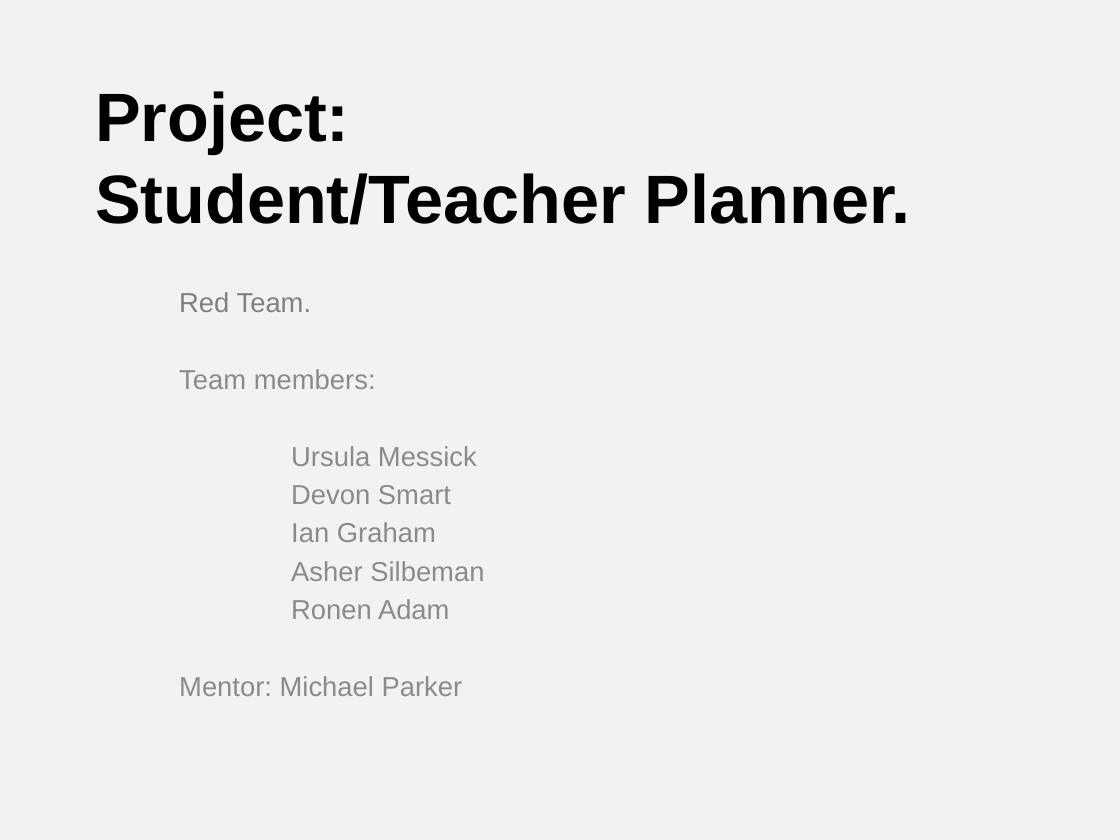
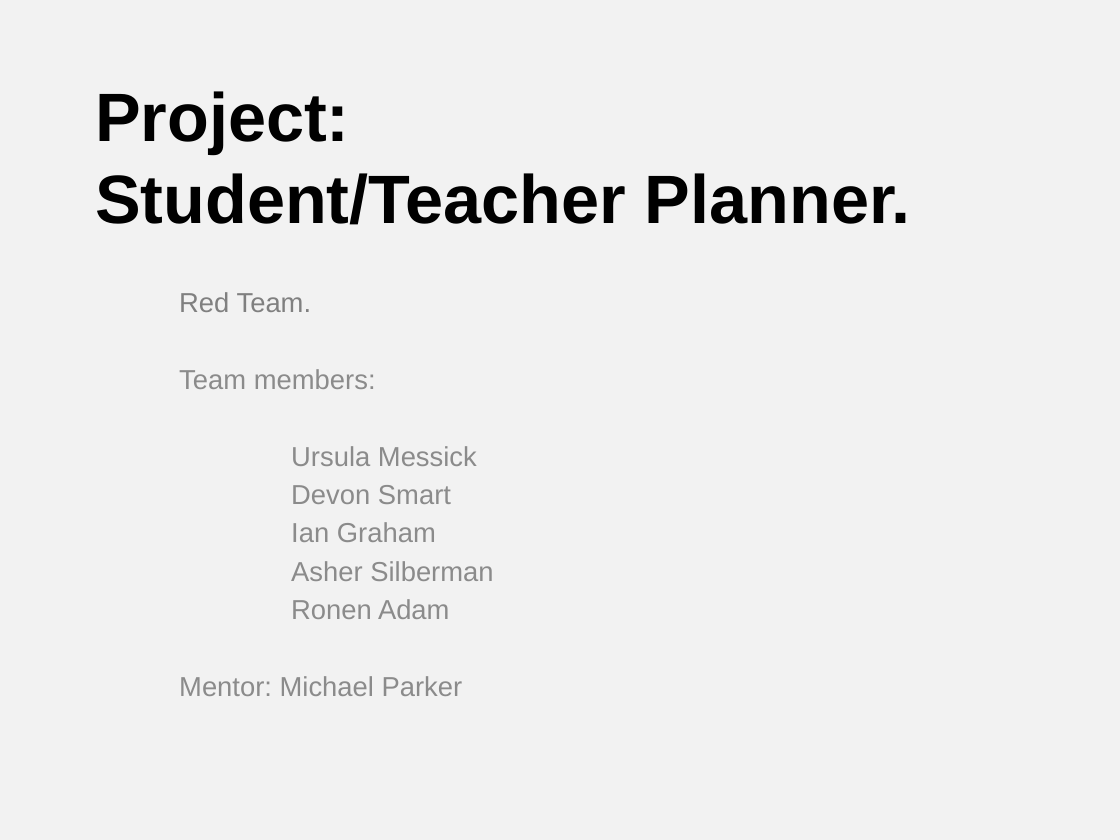
Before and after one commit to ProjPossibility/CSUN-ST-Planner2, a slide deck: slide 1 of presentation/teacher-student_planner.pptx. Drawn at 1120x840 pixels with LibreOffice and Linux fonts; fonts in the diff are those of the drawing. Boxes give left, top, right and bottom in pixels: in the first picture for what was removed or moved away, otherwise in the second. Text is boxed around its words. In the diff, an @@ line names an element or a change of style, - is before the commit and + after.

```diff
--- a/presentation/teacher-student_planner.pptx
+++ b/presentation/teacher-student_planner.pptx
@@ subtitle at (291, 561, 493, 581): text changed @@
-Asher Silbeman
+Asher Silberman
```
Also in this commit, not shown: 3 other slides changed, 1 slide added, 2 slides removed.
